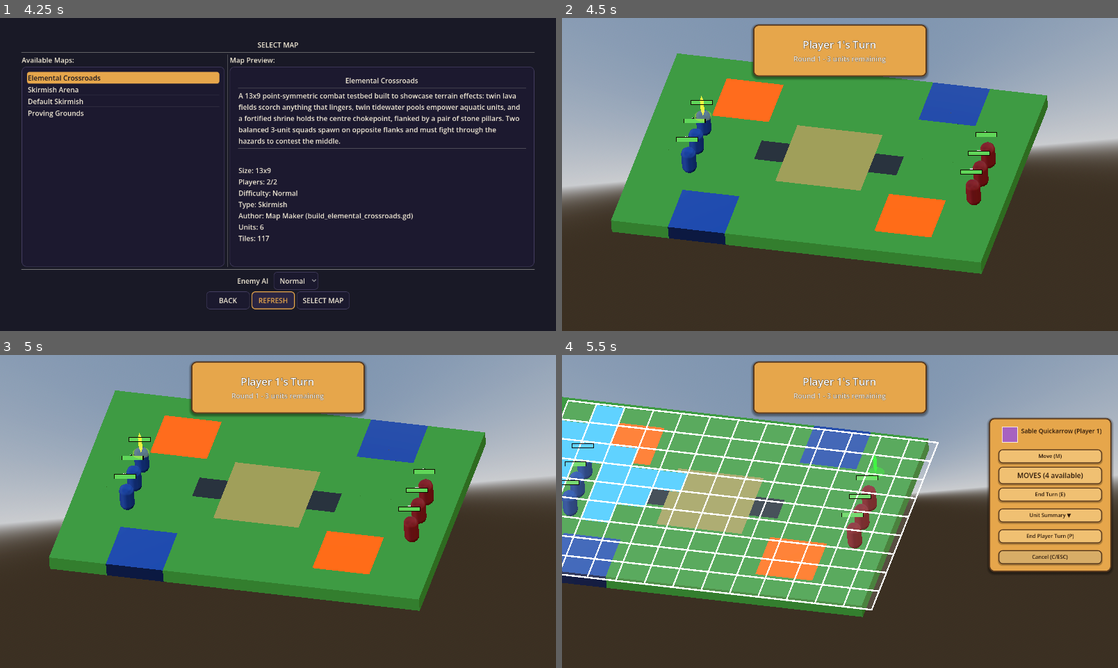
Above: before the commit, frames 1-4 (two rows, left to right).
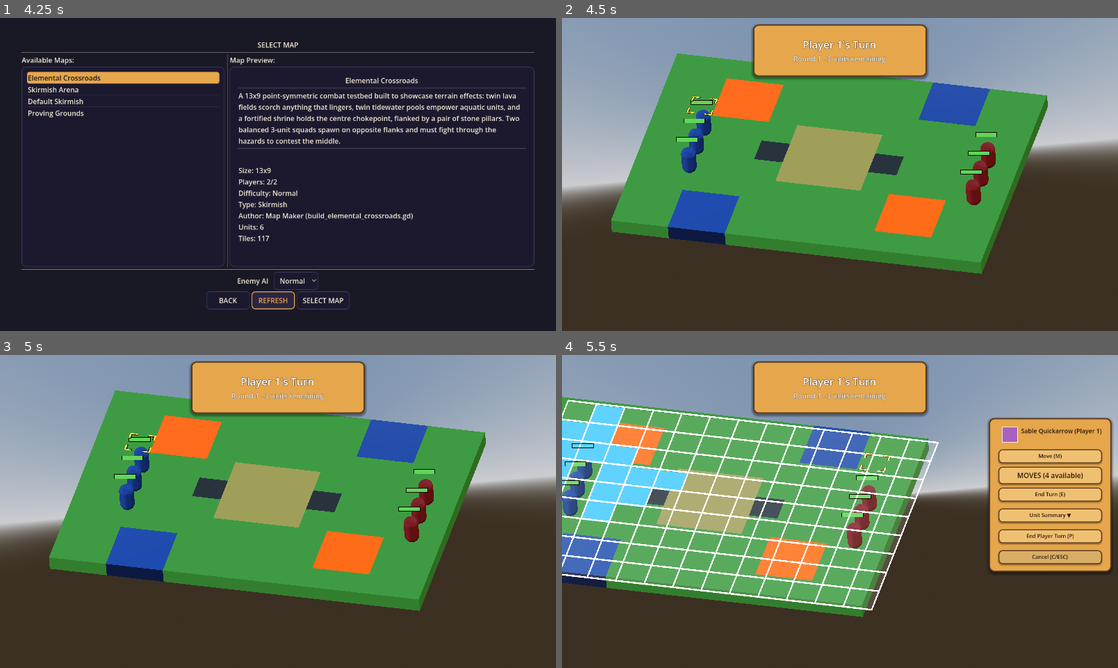
Above: after the commit, the same moments.

Repository: K-ennethA/Conquest
Game: Godot game, scene res://menus/MainMenu.tscn
The game is run twice, just before and just after one commit, with the same random seed, the same clock (stepped at 60 frames per second) and the same inputs.
Inputs (mouse positions are in pixels of both pictures, inside the frame that each line leads up to):
- Up to frame 1 (4.25 s): click "Single Player" at 0.5 s; click "Traditional Turn System" at 1.25 s; click "Normal" at 2 s; click "Normal" at 2.75 s; click "REFRESH" at 3.5 s
- Up to frame 2 (4.5 s): click "SELECT MAP" at 4.25 s
- Up to frame 3 (5 s): no input
- Up to frame 4 (5.5 s): tap Enter (ui_accept) at 5, 5.27 s; move the mouse to (962, 495) at 5.02 s; hold Right (ui_right) from 5.03 s (still down); hold Shift from 5.03 s (still down); click (962, 495) at 5.17 s

Frame 1 is identical in both runs. In frame 2, 0.2% of the frame differs, in the area x 22-77%, y 24-49%; in frame 3, 0.2%; in frame 4, 0.1%.

Commit message:
Polish: FE-style corner-bracket cursor + text-free map health bars
Cursor: replaced the old sphere/ring cursor with a procedural four-corner-bracket
tile selector (SurfaceTool, flat on the tile plane, sized to the 2x2 cell). Warm
gold inner brackets over a darker, slightly larger outline (render_priority + no
depth test + emissive) so it stays legible on light AND dark terrain; a cheap
_process sin() pulse makes it "breathe" while the outline stays a stable frame.
Selection state still just swaps the four materials (idle gold -> brighter gold on
select); movement/position/grid-clamp logic untouched.

Health bars: match Fire Emblem -- a clean coloured bar on the map, no numbers. The
floating Label3D text was unreadable at camera distance; it's now hidden and never
re-populated. HP figures live in the unit info panel (hover/select) and the combat
forecast. The bar's fill width + green/amber/red HP tiers + bronze frame are
unchanged and still update on damage/heal.

Gate: import clean, boot clean, 249 passing / 3 failing (pre-existing MP-lobby).

Co-Authored-By: Claude Opus 4.8 <noreply@anthropic.com>

Diff:
--- a/board/cursor/cursor.gd
+++ b/board/cursor/cursor.gd
@@ -5,6 +5,33 @@
 
 @export var grid: Resource = preload("res://board/Grid.tres")
 @export var move_speed: float = 10.0
+
+# --- Fire-Emblem style corner-bracket tile selector geometry ---
+# The tile is 2x2 world units (see Grid.tres cell_size), so half a tile = 1.0.
+# Brackets sit inset from the tile edge; the dark outline is drawn slightly
+# larger/thicker than the gold bracket so it reads as a crisp edge on any
+# terrain (light sand/stone as well as dark lava/water).
+const CORNER_GOLD := 0.86        # gold bracket corner distance from tile center
+const CORNER_OUTLINE := 0.90     # outline corner sits further out, framing the gold
+const ARM_LENGTH_GOLD := 0.5
+const ARM_LENGTH_OUTLINE := 0.54
+const ARM_WIDTH_GOLD := 0.11
+const ARM_WIDTH_OUTLINE := 0.17
+
+const COLOR_GOLD_IDLE := Color(1.0, 0.78, 0.25, 0.95)
+const EMISSION_GOLD_IDLE := Color(1.0, 0.65, 0.15)
+const COLOR_GOLD_SELECTED := Color(1.0, 0.92, 0.55, 1.0)
+const EMISSION_GOLD_SELECTED := Color(1.2, 0.85, 0.25)
+
+const COLOR_OUTLINE_IDLE := Color(0.12, 0.07, 0.02, 0.9)
+const EMISSION_OUTLINE_IDLE := Color(0.08, 0.04, 0.0)
+const COLOR_OUTLINE_SELECTED := Color(0.35, 0.18, 0.05, 0.95)
+const EMISSION_OUTLINE_SELECTED := Color(0.3, 0.15, 0.02)
+
+# Idle "breathing" animation applied to the gold brackets only, so the dark
+# outline stays put as a stable frame around the tile.
+const PULSE_SPEED := 2.2
+const PULSE_AMPLITUDE := 0.06
 
 var tile_position := Vector3.ZERO:
 	set(value):
@@ -34,6 +61,10 @@
 var base_ring_material: StandardMaterial3D
 var selection_ring_material: StandardMaterial3D
 
+# Idle pulse animation state (cheap _process oscillation, no per-frame allocations)
+var _pulse_time: float = 0.0
+var _bracket_base_scale: Vector3 = Vector3.ONE
+
 # Mouse support
 var camera: Camera3D
 var is_mouse_enabled: bool = true
@@ -57,60 +88,110 @@
 		TurnSystemManager.turn_system_activated.connect(_on_turn_system_activated)
 
 func _setup_cursor_visuals() -> void:
-	"""Setup cursor visual materials"""
+	"""Build the Fire-Emblem style corner-bracket tile selector: four warm
+	gold corner brackets (mesh_instance) framed by a darker bracket outline
+	(base_mesh) so the selector reads clearly against any terrain. Everything
+	is mesh/material-generated here in _ready; _process only tweaks scale."""
 	if mesh_instance:
-		# Create base cursor material (bright yellow diamond with rim lighting)
-		base_material = StandardMaterial3D.new()
-		base_material.albedo_color = Color(1.0, 1.0, 0.2, 0.8)
-		base_material.flags_transparent = true
-		base_material.flags_unshaded = true
-		base_material.emission_enabled = true
-		base_material.emission = Color(1.0, 1.0, 0.3)
-		base_material.no_depth_test = true  # Always visible
-		base_material.rim_enabled = true
-		base_material.rim = 0.5
-		base_material.rim_tint = 0.8
-
-		# Create selection material (bright green diamond with rim lighting)
-		selection_material = StandardMaterial3D.new()
-		selection_material.albedo_color = Color(0.2, 1.0, 0.2, 0.8)
-		selection_material.flags_transparent = true
-		selection_material.flags_unshaded = true
-		selection_material.emission_enabled = true
-		selection_material.emission = Color(0.3, 1.0, 0.3)
-		selection_material.no_depth_test = true  # Always visible
-		selection_material.rim_enabled = true
-		selection_material.rim = 0.6
-		selection_material.rim_tint = 0.9
+		mesh_instance.mesh = _build_corner_bracket_mesh(CORNER_GOLD, ARM_LENGTH_GOLD, ARM_WIDTH_GOLD)
+		mesh_instance.cast_shadow = GeometryInstance3D.SHADOW_CASTING_SETTING_OFF
+
+		# Idle gold brackets
+		base_material = _make_bracket_material(COLOR_GOLD_IDLE, EMISSION_GOLD_IDLE)
+		base_material.render_priority = 1
+
+		# Selected gold brackets (hotter, brighter gold - stays in the warm palette)
+		selection_material = _make_bracket_material(COLOR_GOLD_SELECTED, EMISSION_GOLD_SELECTED)
+		selection_material.render_priority = 1
 
 		mesh_instance.material_override = base_material
+		_bracket_base_scale = mesh_instance.scale
 
 	if base_mesh:
-		# Create base ring material (subtle yellow with rim)
-		base_ring_material = StandardMaterial3D.new()
-		base_ring_material.albedo_color = Color(1.0, 1.0, 0.2, 0.2)
-		base_ring_material.flags_transparent = true
-		base_ring_material.flags_unshaded = true
-		base_ring_material.emission_enabled = true
-		base_ring_material.emission = Color(1.0, 1.0, 0.3, 0.3)
-		base_ring_material.no_depth_test = true
-		base_ring_material.rim_enabled = true
-		base_ring_material.rim = 0.3
-		base_ring_material.rim_tint = 0.5
-
-		# Create selection ring material (subtle green with rim)
-		selection_ring_material = StandardMaterial3D.new()
-		selection_ring_material.albedo_color = Color(0.2, 1.0, 0.2, 0.3)
-		selection_ring_material.flags_transparent = true
-		selection_ring_material.flags_unshaded = true
-		selection_ring_material.emission_enabled = true
-		selection_ring_material.emission = Color(0.3, 1.0, 0.3, 0.4)
-		selection_ring_material.no_depth_test = true
-		selection_ring_material.rim_enabled = true
-		selection_ring_material.rim = 0.4
-		selection_ring_material.rim_tint = 0.7
+		# Outline brackets are slightly larger/thicker than the gold ones so a
+		# thin dark edge frames the gold on every side - this is what keeps the
+		# cursor legible on light terrain (sand/stone) as well as dark (lava/water).
+		base_mesh.mesh = _build_corner_bracket_mesh(CORNER_OUTLINE, ARM_LENGTH_OUTLINE, ARM_WIDTH_OUTLINE)
+		base_mesh.cast_shadow = GeometryInstance3D.SHADOW_CASTING_SETTING_OFF
+
+		base_ring_material = _make_bracket_material(COLOR_OUTLINE_IDLE, EMISSION_OUTLINE_IDLE)
+		base_ring_material.render_priority = 0
+
+		selection_ring_material = _make_bracket_material(COLOR_OUTLINE_SELECTED, EMISSION_OUTLINE_SELECTED)
+		selection_ring_material.render_priority = 0
 
 		base_mesh.material_override = base_ring_material
+
+
+func _make_bracket_material(albedo: Color, emission: Color) -> StandardMaterial3D:
+	"""Shared material recipe for the cursor brackets: unshaded, always-on-top,
+	double-sided flat decal with a warm emissive glow and a soft rim."""
+	var mat := StandardMaterial3D.new()
+	mat.albedo_color = albedo
+	mat.flags_transparent = true
+	mat.flags_unshaded = true
+	mat.cull_mode = BaseMaterial3D.CULL_DISABLED
+	mat.emission_enabled = true
+	mat.emission = emission
+	mat.no_depth_test = true  # Always visible above terrain and units
+	mat.rim_enabled = true
+	mat.rim = 0.35
+	mat.rim_tint = 0.6
+	return mat
+
+
+func _build_corner_bracket_mesh(corner: float, arm_length: float, arm_width: float) -> ArrayMesh:
+	"""Procedurally build four L-shaped corner brackets (flat quads on the XZ
+	plane) framing a 2x2-unit tile, classic Fire-Emblem cursor style. `corner`
+	is each bracket's distance from the tile center (tile half-size is 1.0)."""
+	var st := SurfaceTool.new()
+	st.begin(Mesh.PRIMITIVE_TRIANGLES)
+
+	var signs := [Vector2(1, 1), Vector2(-1, 1), Vector2(-1, -1), Vector2(1, -1)]
+	for s in signs:
+		var sx: float = s.x
+		var sz: float = s.y
+		var ex := sx * corner
+		var ez := sz * corner
+
+		# Arm running along the X edge (thin in Z)
+		_add_flat_quad(st, ex, ex - sx * arm_length, ez, ez - sz * arm_width)
+		# Arm running along the Z edge (thin in X)
+		_add_flat_quad(st, ex, ex - sx * arm_width, ez, ez - sz * arm_length)
+
+	return st.commit()
+
+
+func _add_flat_quad(st: SurfaceTool, x0: float, x1: float, z0: float, z1: float) -> void:
+	"""Add a two-triangle quad lying flat on the XZ plane (Y = 0, local space)."""
+	var p00 := Vector3(x0, 0.0, z0)
+	var p10 := Vector3(x1, 0.0, z0)
+	var p11 := Vector3(x1, 0.0, z1)
+	var p01 := Vector3(x0, 0.0, z1)
+
+	st.set_normal(Vector3.UP)
+	st.add_vertex(p00)
+	st.set_normal(Vector3.UP)
+	st.add_vertex(p10)
+	st.set_normal(Vector3.UP)
+	st.add_vertex(p11)
+
+	st.set_normal(Vector3.UP)
+	st.add_vertex(p00)
+	st.set_normal(Vector3.UP)
+	st.add_vertex(p11)
+	st.set_normal(Vector3.UP)
+	st.add_vertex(p01)
+
+
+func _process(delta: float) -> void:
+	"""Cheap idle "breathing" animation: the gold brackets gently pulse in
+	scale while the dark outline stays fixed as a stable frame on the tile."""
+	if not mesh_instance:
+		return
+	_pulse_time += delta
+	var pulse := 1.0 + sin(_pulse_time * PULSE_SPEED) * PULSE_AMPLITUDE
+	mesh_instance.scale = _bracket_base_scale * pulse
 
 func _unhandled_input(event: InputEvent) -> void:
 	# Handle keyboard input first (always works)
--- a/board/cursor/cursor.tscn
+++ b/board/cursor/cursor.tscn
@@ -1,40 +1,6 @@
-[gd_scene load_steps=6 format=3 uid="uid://bnda2yyqh6ms1"]
+[gd_scene load_steps=2 format=3 uid="uid://bnda2yyqh6ms1"]
 
 [ext_resource type="Script" uid="uid://0hp85b22o0ae" path="res://board/cursor/cursor.gd" id="1_g4xip"]
-
-[sub_resource type="SphereMesh" id="SphereMesh_diamond"]
-radius = 0.15
-height = 1.8
-radial_segments = 4
-rings = 2
-
-[sub_resource type="CylinderMesh" id="CylinderMesh_base"]
-top_radius = 0.6
-bottom_radius = 0.6
-height = 0.03
-radial_segments = 12
-
-[sub_resource type="StandardMaterial3D" id="StandardMaterial3D_cursor"]
-albedo_color = Color(1, 1, 0.2, 0.8)
-flags_transparent = true
-flags_unshaded = true
-emission_enabled = true
-emission = Color(1, 1, 0.3, 1)
-no_depth_test = true
-rim_enabled = true
-rim = 0.5
-rim_tint = 0.8
-
-[sub_resource type="StandardMaterial3D" id="StandardMaterial3D_base"]
-albedo_color = Color(1, 1, 0.2, 0.2)
-flags_transparent = true
-flags_unshaded = true
-emission_enabled = true
-emission = Color(1, 1, 0.3, 0.3)
-no_depth_test = true
-rim_enabled = true
-rim = 0.3
-rim_tint = 0.5
 
 [node name="Cursor" type="Node3D"]
 transform = Transform3D(1, 0, 0, 0, 1, 0, 0, 0, 1, 0, 3, 0)
@@ -42,10 +8,6 @@
 
 [node name="MeshInstance3D" type="MeshInstance3D" parent="."]
 transform = Transform3D(1, 0, 0, 0, 1, 0, 0, 0, 1, 0, 0, 0)
-mesh = SubResource("SphereMesh_diamond")
-surface_material_override/0 = SubResource("StandardMaterial3D_cursor")
 
 [node name="BaseMesh" type="MeshInstance3D" parent="."]
-transform = Transform3D(1, 0, 0, 0, 1, 0, 0, 0, 1, 0, -0.9, 0)
-mesh = SubResource("CylinderMesh_base")
-surface_material_override/0 = SubResource("StandardMaterial3D_base")
+transform = Transform3D(1, 0, 0, 0, 1, 0, 0, 0, 1, 0, -0.01, 0)
--- a/game/visuals/HealthBar.gd
+++ b/game/visuals/HealthBar.gd
@@ -60,13 +60,13 @@
 	health_fill.material_override = _health_material
 	health_fill.position.z = 0.01  # Slightly in front of background
 
-	# Position label above the health bar (overhead style)
+	# Fire-Emblem style: the map bar shows HP as a pure colored bar, no numbers.
+	# The Label3D node still exists in HealthBar.tscn, so hide it here rather
+	# than populating it - exact HP lives in the unit info panel / combat
+	# forecast, which are already the source of truth for numeric HP.
 	if label:
-		label.position = Vector3(0, 0.26, 0)  # Above the larger health bar for clean separation
-		label.font_size = 16  # Large, readable text
-		label.outline_size = 3  # Thick outline for excellent visibility
-		label.outline_modulate = Color.BLACK
-		label.billboard = BaseMaterial3D.BILLBOARD_ENABLED
+		label.visible = false
+		label.text = ""
 
 func update_health(percentage: float, current: int, maximum: int):
 	"""Update health bar display"""
@@ -88,11 +88,9 @@
 		else:
 			_health_material.albedo_color = COLOR_LOW
 
-	# Update text label
-	if label:
-		label.text = str(current) + "/" + str(maximum)
-		label.modulate = Color.WHITE
-		label.visible = true
+	# No numeric text on the map bar (Fire Emblem style) - current/maximum are
+	# intentionally unused here; the bar's fill/color is the only readout.
+	# Numeric HP is shown in the unit info panel and combat forecast instead.
 
 func set_visible_state(visible: bool):
 	"""Show or hide the health bar"""
